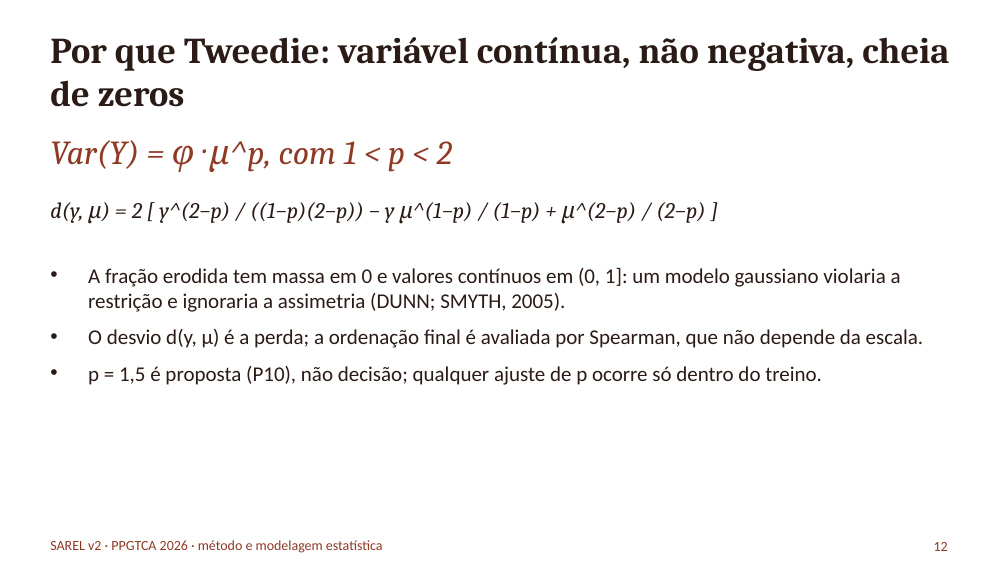
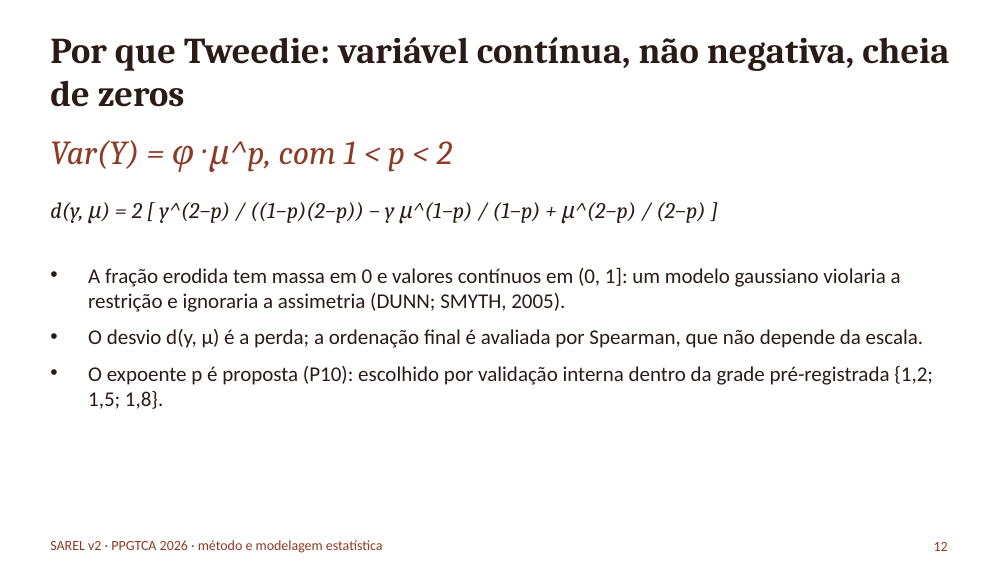
Before and after one commit to RedZardoz/localizador-erosao-v02, a slide deck: slide 12 of docs/Apresentacao_Pesquisa_SAREL_2026-10-06.pptx. Drawn at 1008x567 pixels with LibreOffice and Linux fonts; fonts in the diff are those of the drawing. Boxes give left, top, right and bottom in pixels: in the first picture for what was removed or moved away, otherwise in the second. Text is boxed around its words. In the diff, an @@ line names an element or a change of style, - is before the commit and + after.

```diff
--- a/docs/Apresentacao_Pesquisa_SAREL_2026-10-06.pptx
+++ b/docs/Apresentacao_Pesquisa_SAREL_2026-10-06.pptx
@@ text at (x1=88, y1=366, x2=933, y2=409): text changed @@
-• p = 1,5 é proposta (P10), não decisão; qualquer ajuste de p ocorre só dentro do treino.
+• O expoente p é proposta (P10): escolhido por validação interna dentro da grade pré-registrada {1,2; 1,5; 1,8}.
```
Also in this commit, not shown: 6 other slides changed, 8 other files.
